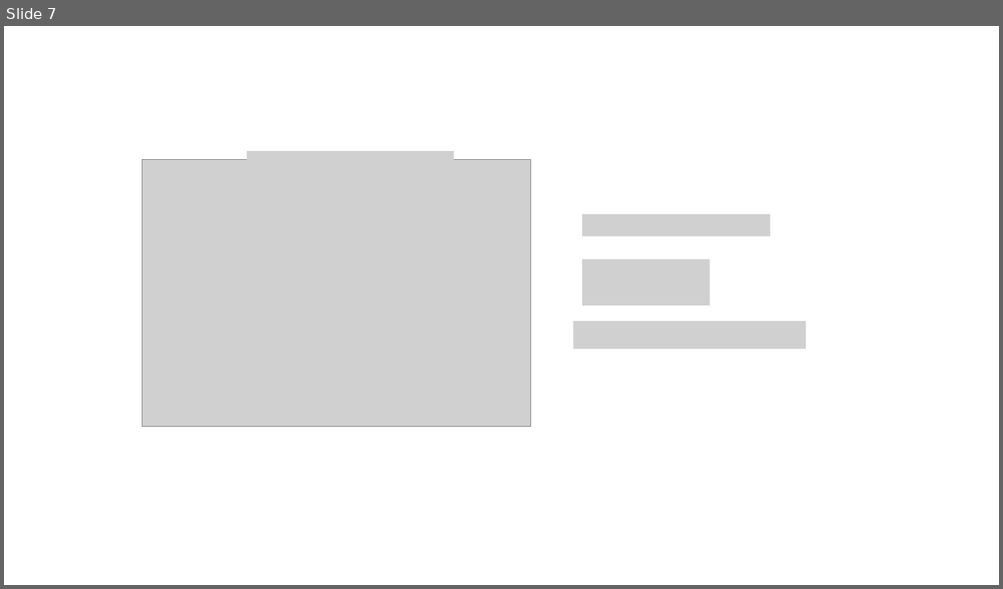
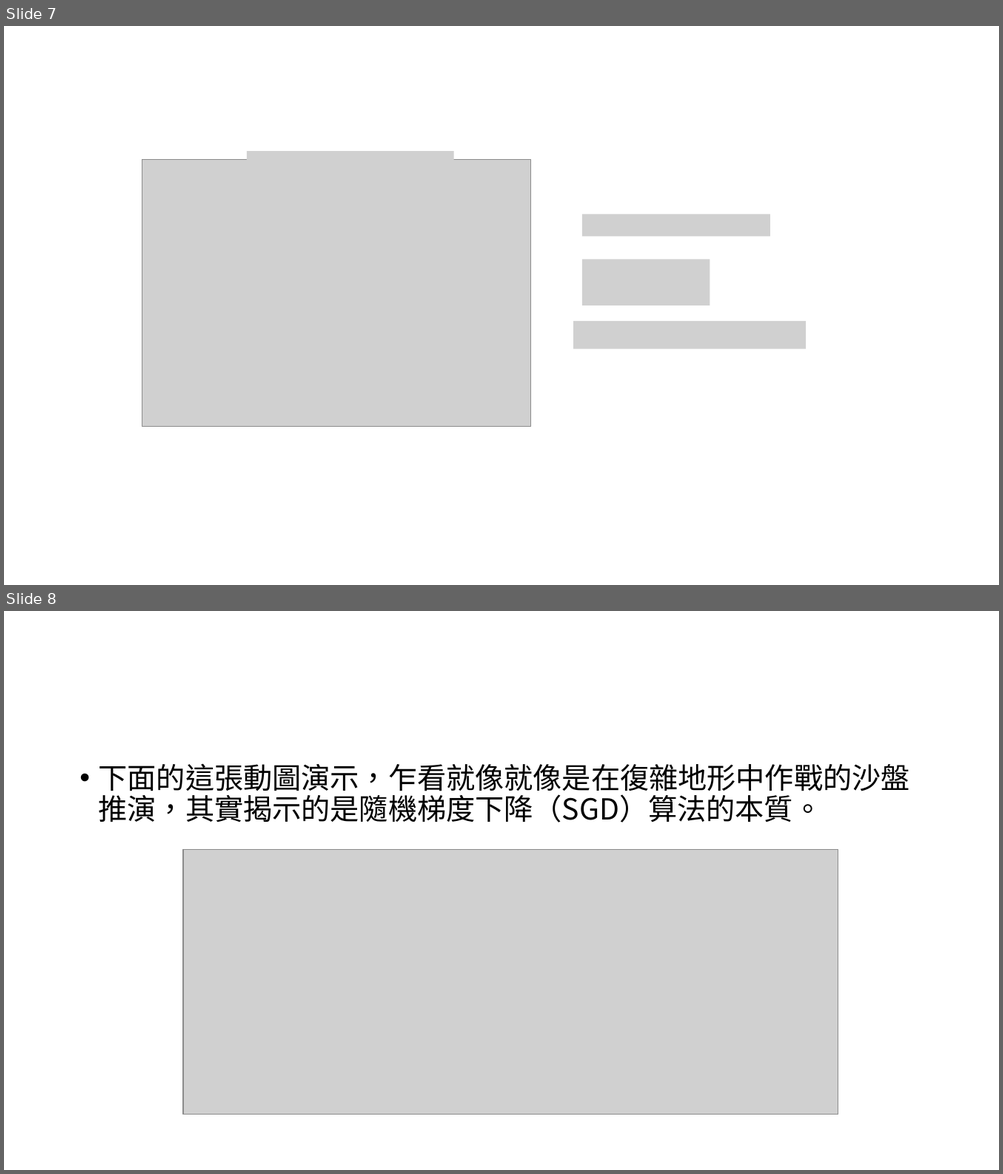
Before and after one commit to andy6804tw/andy6804tw.github.io, a slide deck: _posts/ithome/2021/線性回歸/Linear Regression.pptx. Shown one above the other, each under a label of ours: slide 7 before the commit, slides 7 and 8 after it. The pictures are 1003x589 and 1003x1174 pixels, drawn with LibreOffice and Linux fonts; fonts in the diff are those of the drawing; grey boxes stand for pictures. Boxes give left, top, right and bottom in pixels: in the first picture for what was removed or moved away, otherwise in the second. Text is boxed around its words. In the diff, an @@ line names an element or a change of style, - is before the commit and + after.

```diff
--- a/_posts/ithome/2021/線性回歸/Linear Regression.pptx
+++ b/_posts/ithome/2021/線性回歸/Linear Regression.pptx
@@ slide 8 added at [4,611,999,1170], background #FFFFFF @@
@@ text added at [99,763,910,823], 28 pt, text #000000 @@
+• 下面的這張動圖演示，乍看就像就像是在復雜地形中作戰的沙盤推演，其實揭示的是隨機梯度下降（SGD）算法的本質。
@@ picture added at [183,850,838,1116] @@
```
Also in this commit, not shown: 2 other files.
